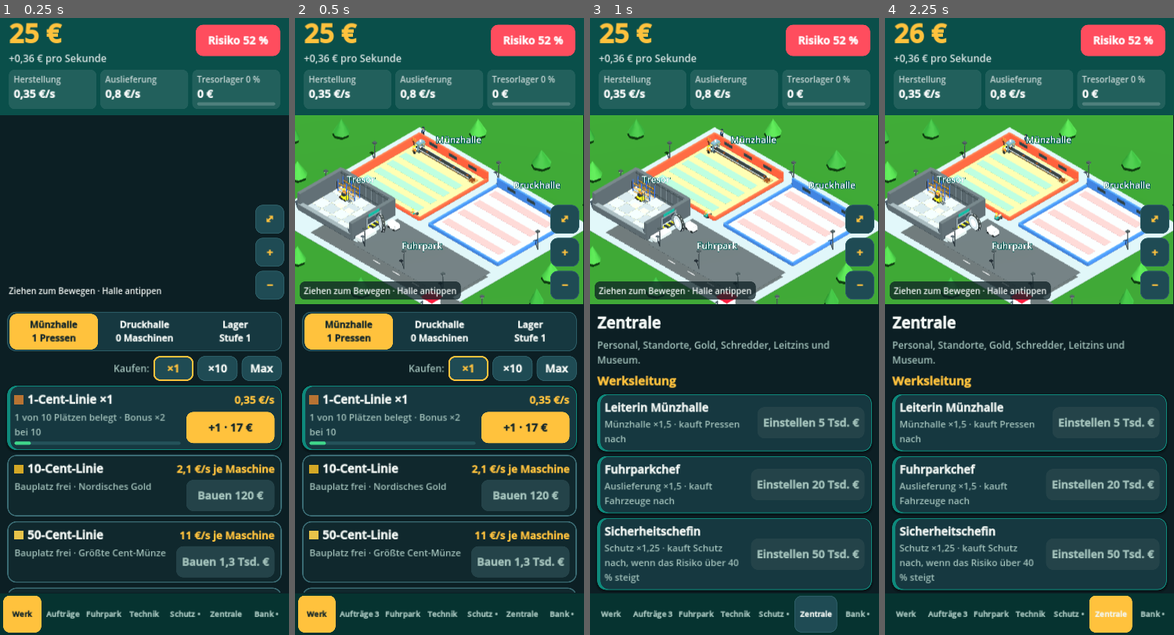
Above: before the commit, frames 1-4 (left to right).
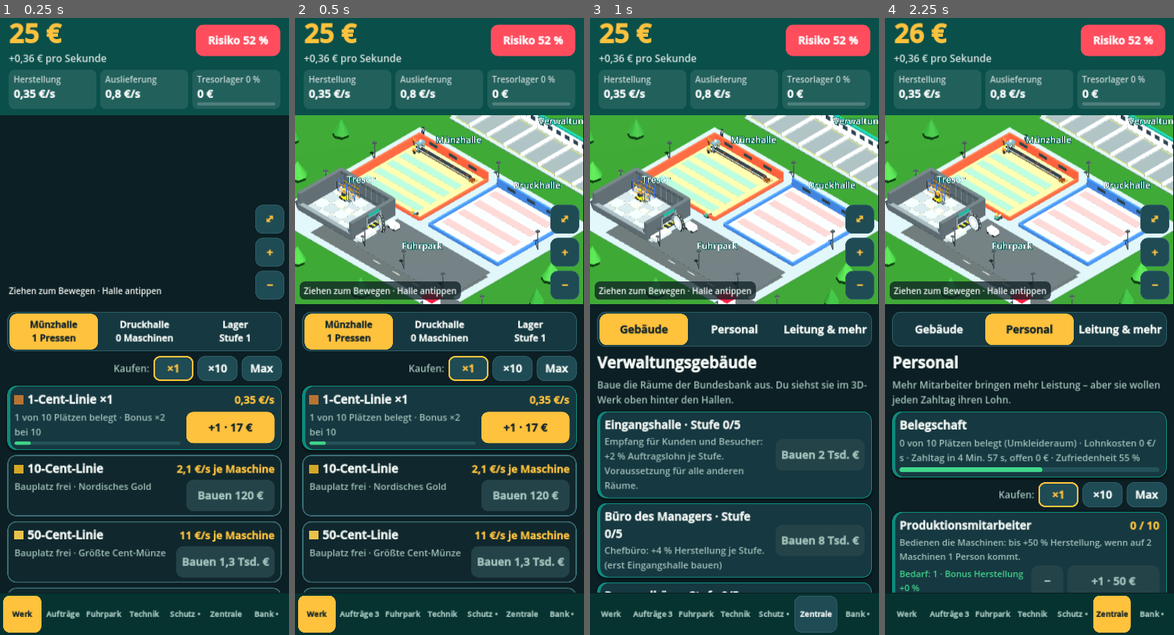
Above: after the commit, the same moments.

Repository: robertpahl1987-creator/bundesbank-idle
Game: Godot game, scene res://main.tscn
The game is run twice, just before and just after one commit, with the same random seed, the same clock (stepped at 60 frames per second) and the same inputs.
Inputs (mouse positions are in pixels of both pictures, inside the frame that each line leads up to):
- Up to frame 1 (0.25 s): no input
- Up to frame 2 (0.5 s): no input
- Up to frame 3 (1 s): click "Zentrale" at 0.5 s
- Up to frame 4 (2.25 s): click (939, 326) at 1.25 s, where only the run after the commit has a clickable "Gebäude"; click (1029, 326) at 2 s, where only the run after the commit has a clickable "Personal"

Frame 1 is identical in both runs. In frame 2, 3.1% of the frame differs, in the area x 53-100%, y 15-31%; in frame 3, 22%; in frame 4, 25%, in the area x 2-100%, y 15-100%.

Commit message:
Verwaltungsgebäude mit 9 ausbaubaren Räumen, Personal, Löhnen und Zahltag
- Räume: Eingangshalle, Büro des Managers, Personalbüro, Umkleideraum, Putzraum,
  Kantine, Pausenraum, Sicherheitszentrale, Buchhaltung (je 5 Stufen, im 3D sichtbar)
- Personal: Produktion, Fahrer, Wachleute, Reinigung, Verwaltung mit Bedarf und Bonus
- Lohnkosten, Zahltag alle 5 Minuten, Zufriedenheit, Folgen bei unbezahlten Löhnen

Co-Authored-By: Claude Opus 5.5 <noreply@anthropic.com>
Claude-Session: https://claude.ai/code/session_017FzJGnvAkc8ZWZi8Mp49PX

Diff:
--- a/godot/main.gd
+++ b/godot/main.gd
@@ -130,6 +130,26 @@
 ]
 const DAY_LEN := 480.0
 
+const ROOMS := [
+	{id="lobby", n="Eingangshalle", d="Empfang für Kunden und Besucher: +2 % Auftragslohn je Stufe. Voraussetzung für alle anderen Räume.", c=2000.0},
+	{id="chef", n="Büro des Managers", d="Chefbüro: +4 % Herstellung je Stufe.", c=8000.0},
+	{id="hr", n="Personalbüro", d="+4 Plätze für Verwaltungskräfte je Stufe.", c=5000.0},
+	{id="umk", n="Umkleideraum", d="Spinde für 20 weitere Mitarbeiter je Stufe.", c=4000.0},
+	{id="putz", n="Putzraum", d="Platz für 3 Reinigungskräfte je Stufe.", c=3000.0},
+	{id="kantine", n="Kantine", d="+8 Zufriedenheit je Stufe.", c=15000.0},
+	{id="pause", n="Pausenraum", d="+6 Zufriedenheit je Stufe.", c=10000.0},
+	{id="leit", n="Sicherheitszentrale", d="Bildschirmwand und Funk: +10 % Schutz je Stufe.", c=25000.0},
+	{id="buch", n="Buchhaltung", d="Spart Lohnkosten: −5 % Löhne je Stufe.", c=20000.0},
+]
+const STAFF := [
+	{id="arb", n="Produktionsmitarbeiter", d="Bedienen die Maschinen: bis +50 % Herstellung, wenn auf 2 Maschinen 1 Person kommt.", fee=50.0},
+	{id="fahr", n="Fahrer", d="Fahren die Transporter: bis +40 % Auslieferung bei 1 Fahrer je 2 Fahrzeuge.", fee=60.0},
+	{id="wach", n="Wachleute", d="+4 % Schutz je Person (bis +100 %).", fee=80.0},
+	{id="putz", n="Reinigungskräfte", d="+2 % Herstellung je Person (bis +20 %), weniger Maschinenschäden. Braucht den Putzraum.", fee=40.0},
+	{id="verw", n="Verwaltungskräfte", d="+3 % Auftragslohn je Person (bis +60 %), −2 % Löhne (bis −40 %). Braucht das Personalbüro.", fee=100.0},
+]
+const PAY_PERIOD := 300.0
+
 const C_PETROL := Color("#0e8a7c")
 const C_HEAD := Color("#0a4f4a")
 const C_BG := Color("#0c1f24")
@@ -273,7 +293,7 @@
 	return {cash=25.0, stock=0.0, lv=0, total=0.0, life=0.0, l={"c1": 1}, v={"v1": 1}, t={}, f={}, g={"g1": 2},
 		rep=0, next=90.0, warn=0.0, gang=0, won=0, lost=0, log=[], ts=now(), mig1=1, orders=[], odone=0,
 		mgr={}, auto={}, sites={}, shred=0, gold=0, zins=2, fx=[], gt=0.0, ev_next=240.0, ev_cur="", daily_day=0, streak=0,
-		box_ts=0.0, ach={}, coins=[], fakes=0, gfx=2, hunt_next=60.0, escort=0, museum=0, amb_next=300.0, comm_next=300.0}
+		box_ts=0.0, ach={}, coins=[], fakes=0, gfx=2, rooms={}, staff={}, owed=0.0, payday=300.0, unpaid_until=0.0, paid_total=0.0, hunt_next=60.0, escort=0, museum=0, amb_next=300.0, comm_next=300.0}
 
 func load_game() -> void:
 	S = blank()
@@ -390,7 +410,7 @@
 	var b := blank()
 	for k in x.keys():
 		b[k] = x[k]
-	for k in ["l", "v", "t", "f", "g", "mgr", "auto", "sites", "ach"]:
+	for k in ["l", "v", "t", "f", "g", "mgr", "auto", "sites", "ach", "rooms", "staff"]:
 		if typeof(b[k]) != TYPE_DICTIONARY:
 			b[k] = {}
 	if typeof(b["log"]) != TYPE_ARRAY:
@@ -473,7 +493,7 @@
 	return 1.0 + 0.05 * float(S["rep"]) if int(S["museum"]) > 0 else 1.0
 
 func glob_m() -> float:
-	return (1.0 + 0.03 * int(S["gold"])) * (1.0 + 0.02 * ach_n()) * museum_m() * fx_m("prod")
+	return (1.0 + 0.03 * int(S["gold"])) * (1.0 + 0.02 * ach_n()) * museum_m() * fx_m("prod") * (1.0 + staff_prod_bonus()) * (1.0 + 0.04 * room("chef"))
 
 func hall_m(note: bool) -> float:
 	var m := 1.0
@@ -493,6 +513,70 @@
 		return 0.0
 	return l.r * c * pow(2.0, ms_n(c)) * base_mul(l)
 
+func room(id: String) -> int:
+	return int(S["rooms"].get(id, 0))
+
+func staff(id: String) -> int:
+	return int(S["staff"].get(id, 0))
+
+func staff_total() -> int:
+	var n := 0
+	for st in STAFF:
+		n += staff(st.id)
+	return n
+
+func staff_cap(id: String) -> int:
+	match id:
+		"putz":
+			return 3 * room("putz")
+		"verw":
+			return 2 + 4 * room("hr")
+	return 10 + 20 * room("umk")
+
+func total_cap() -> int:
+	return 10 + 20 * room("umk")
+
+func morale() -> float:
+	var m := 55.0 + 8.0 * room("kantine") + 6.0 * room("pause")
+	if float(S["gt"]) < float(S["unpaid_until"]):
+		m -= 40.0
+	return clamp(m, 0.0, 100.0)
+
+func morale_f() -> float:
+	return 0.5 + morale() / 200.0
+
+func machines_total() -> int:
+	var n := 0
+	for l in LINES:
+		n += cnt("l", l.id)
+	return n
+
+func vans_total() -> int:
+	var n := 0
+	for v in VAN:
+		n += cnt("v", v.id)
+	return n
+
+func staff_prod_bonus() -> float:
+	var need: float = max(1.0, machines_total() / 2.0)
+	var b: float = 0.5 * min(1.0, staff("arb") / need)
+	b += min(0.2, 0.02 * staff("putz"))
+	return b * morale_f()
+
+func staff_del_bonus() -> float:
+	var need: float = max(1.0, vans_total() / 2.0)
+	return 0.4 * min(1.0, staff("fahr") / need) * morale_f()
+
+## Lohnkosten pro Sekunde: ein Teil des Mehrertrags, den das Personal bringt
+func wage_rate() -> float:
+	if staff_total() == 0:
+		return 0.0
+	var bonus: float = staff_prod_bonus()
+	var share: float = bonus / (1.0 + bonus)
+	var base_w: float = income() * share * 0.35 + staff_total() * 0.05
+	var cut: float = min(0.4, 0.02 * staff("verw")) + 0.05 * room("buch")
+	return base_w * max(0.3, 1.0 - cut)
+
 func zins() -> int:
 	return int(S["zins"])
 
@@ -500,7 +584,7 @@
 	return (1.1 - 0.04 * zins()) * (1.0 + 0.05 * int(S["shred"]))
 
 func order_m() -> float:
-	return (1.4 - 0.1 * zins()) * (1.5 if has_d("sites", "hamburg") else 1.0)
+	return (1.4 - 0.1 * zins()) * (1.5 if has_d("sites", "hamburg") else 1.0) * (1.0 + min(0.6, 0.03 * staff("verw"))) * (1.0 + 0.02 * room("lobby"))
 
 func day_phase() -> float:
 	return fposmod(float(S["gt"]) / DAY_LEN, 1.0)
@@ -539,7 +623,7 @@
 	return s
 
 func del_m() -> float:
-	return tm("del") * rep_m() * (2.0 if has_d("sites", "leipzig") else 1.0) * (1.5 if has_d("mgr", "fleet") else 1.0) * fx_m("del")
+	return tm("del") * rep_m() * (2.0 if has_d("sites", "leipzig") else 1.0) * (1.5 if has_d("mgr", "fleet") else 1.0) * fx_m("del") * (1.0 + staff_del_bonus())
 
 func deliv_calc() -> float:
 	var s := 0.0
@@ -560,7 +644,7 @@
 	var s := 0.0
 	for g in GUARD:
 		s += g.v * cnt("g", g.id)
-	return s * (1.25 if has_d("mgr", "sec") else 1.0)
+	return s * (1.25 if has_d("mgr", "sec") else 1.0) * (1.0 + min(1.0, 0.04 * staff("wach"))) * (1.0 + 0.1 * room("leit"))
 
 func threat(m := 1.0) -> float:
 	return m * (8.0 + 4.0 * pow(income(), 0.8)) * (1.0 + 0.02 * int(S["gold"])) * (1.3 - 0.1 * zins()) * (1.25 if is_night() else 1.0)
@@ -929,6 +1013,10 @@
 	if scroll_pos <= 0.0 or scroll_pos >= max_scroll():
 		fling = 0.0
 
+func test_pers() -> void:
+	zsub = "pers"
+	render()
+
 func test_zoom() -> void:
 	world.zoom = float(OS.get_environment("BB_Z")) if OS.has_environment("BB_Z") else 3.2
 	world.tx = float(OS.get_environment("BB_TX")) if OS.has_environment("BB_TX") else -6.0
@@ -1122,6 +1210,9 @@
 	r1.add_child(cv)
 	l_cash = lbl("0 €", 64, C_GOLD, true)
 	l_inc = lbl("+0 € pro Sekunde", 25, Color(1, 1, 1, 0.85))
+	l_inc.clip_text = true
+	l_inc.text_overrun_behavior = TextServer.OVERRUN_TRIM_ELLIPSIS
+	l_inc.custom_minimum_size = Vector2(10, 0)
 	cv.add_child(l_cash)
 	cv.add_child(l_inc)
 	b_risk = btn("Risiko 0 %", func(): go("guard"), "ghost", 210)
@@ -1832,7 +1923,7 @@
 	var sp: float = float(S["stock"]) / c * 100.0
 	var rk := risk()
 	l_cash.text = fmt(S["cash"])
-	l_inc.text = "+%s pro Sekunde" % fmt(income())
+	l_inc.text = ("+%s/s · Löhne −%s/s" % [fmt(income()), fmt(wage_rate())]) if wage_rate() > 0.0 else "+%s pro Sekunde" % fmt(income())
 	l_prod.text = fmt(p) + "/s"
 	l_del.text = fmt(d) + "/s"
 	l_stock.text = fmt(S["stock"])
@@ -1899,6 +1990,8 @@
 				r.desc.text = ("Gesperrt: benötigt %d Sicherheitsmerkmale (du hast %d)" % [int(l.req), feat_n()]) if lk else "Bauplatz frei · " + l.d
 		return
 	update_extras()
+	if view == "zentrale":
+		update_staff_ui()
 	if view == "bank":
 		if refs.has("box"):
 			var w := box_wait()
@@ -2027,12 +2120,33 @@
 		if f.until > gt:
 			keep.append(f)
 	S["fx"] = keep
+	# Löhne und Zahltag
+	S["owed"] = float(S["owed"]) + wage_rate() * dt
+	S["payday"] = float(S["payday"]) - dt
+	if S["payday"] <= 0.0:
+		S["payday"] = PAY_PERIOD
+		var owed: float = S["owed"]
+		if owed > 0.0:
+			if float(S["cash"]) >= owed:
+				S["cash"] -= owed
+				S["paid_total"] = float(S["paid_total"]) + owed
+				add_log("Zahltag: %s Löhne an %d Mitarbeiter gezahlt." % [fmt(owed), staff_total()], "good")
+			else:
+				S["paid_total"] = float(S["paid_total"]) + float(S["cash"])
+				S["cash"] = 0.0
+				S["unpaid_until"] = gt + 300.0
+				add_log("Zahltag: Löhne konnten nicht voll gezahlt werden! Die Belegschaft ist 5 Minuten unzufrieden.", "bad")
+		S["owed"] = 0.0
 	# Ereignisse
 	if S["ev_cur"] == "" and S["warn"] <= 0.0:
 		S["ev_next"] = float(S["ev_next"]) - dt
 		if S["ev_next"] <= 0.0 and income() > 0.5:
 			S["ev_next"] = 180.0 + randf() * 240.0
 			var ev: Dictionary = EVENTS[randi() % EVENTS.size()]
+			if ev.id == "break" and randf() < min(0.8, 0.1 * staff("putz")):
+				ev = EVENTS[5]
+			if morale() < 50.0 and randf() < 0.4:
+				ev = EVENTS[0]
 			S["ev_cur"] = ev.id
 			show_event(ev)
 	# Gedenkmünzen
@@ -2402,6 +2516,50 @@
 	save_game()
 	update_ui()
 
+func room_cost(id: String) -> float:
+	for r in ROOMS:
+		if r.id == id:
+			return r.c * pow(4.0, room(id))
+	return 1e30
+
+func hire(id: String, delta: int) -> void:
+	invalidate()
+	var cur := staff(id)
+	if delta > 0:
+		var room_left: int = min(staff_cap(id) - cur, total_cap() - staff_total())
+		if id in ["putz", "verw"]:
+			room_left = min(staff_cap(id) - cur, total_cap() - staff_total())
+		var n: int = min(delta, room_left)
+		if n <= 0:
+			add_log("Kein Platz: Umkleideraum, Putzraum oder Personalbüro ausbauen.", "bad")
+			return
+		var fee: float = 0.0
+		for st in STAFF:
+			if st.id == id:
+				fee = st.fee * n * max(1.0, income() / 200.0)
+		if float(S["cash"]) < fee:
+			return
+		S["cash"] -= fee
+		S["staff"][id] = cur + n
+		add_log("%d neue %s eingestellt." % [n, staff_name(id)], "good")
+	else:
+		S["staff"][id] = max(0, cur + delta)
+	world.dirty = true
+	save_game()
+	render()
+
+func staff_name(id: String) -> String:
+	for st in STAFF:
+		if st.id == id:
+			return st.n
+	return id
+
+func hire_fee(id: String, n: int) -> float:
+	for st in STAFF:
+		if st.id == id:
+			return st.fee * n * max(1.0, income() / 200.0)
+	return 0.0
+
 func buy_extra(k: String) -> void:
 	invalidate()
 	var parts := k.split(":")
@@ -2438,6 +2596,11 @@
 				S["cash"] -= escort_cost()
 				S["escort"] = int(S["escort"]) + 1
 				add_log("Begleitschutz verstärkt (Stufe %d)." % int(S["escort"]), "good")
+		"room":
+			if room(id) < 5 and (id == "lobby" or room("lobby") > 0) and S["cash"] >= room_cost(id):
+				S["cash"] -= room_cost(id)
+				S["rooms"][id] = room(id) + 1
+				add_log("%s auf Stufe %d ausgebaut." % [room_title(id), room(id)], "good")
 		"museum":
 			if int(S["museum"]) == 0 and int(S["rep"]) >= 1 and S["cash"] >= 1e6:
 				S["cash"] -= 1e6
@@ -2446,6 +2609,12 @@
 	world.dirty = true
 	save_game()
 	render()
+
+func room_title(id: String) -> String:
+	for r in ROOMS:
+		if r.id == id:
+			return r.n
+	return id
 
 func extra_card(title: String, desc: String, key: String, label: String, ok: bool, done := false) -> void:
 	var p := card()
@@ -2466,8 +2635,31 @@
 	var l := lbl(t, 30, C_GOLD, true)
 	content.add_child(l)
 
+var zsub := "geb"
+
 func render_zentrale() -> void:
-	head_title("Zentrale", "Personal, Standorte, Gold, Schredder, Leitzins und Museum.")
+	var seg := PanelContainer.new()
+	seg.add_theme_stylebox_override("panel", sbox(C_CARD, 20, C_LINE, 2, 6))
+	content.add_child(seg)
+	var sh := hb(6)
+	seg.add_child(sh)
+	for it in [["geb", "Gebäude"], ["pers", "Personal"], ["mehr", "Leitung & mehr"]]:
+		var key: String = it[0]
+		var on := zsub == key
+		var b := btn(it[1], func():
+			zsub = key
+			render(), "main" if on else "light", 0)
+		b.size_flags_horizontal = Control.SIZE_EXPAND_FILL
+		if not on:
+			b.add_theme_stylebox_override("normal", sbox(Color(0, 0, 0, 0), 16, Color(0, 0, 0, 0), 0, 6))
+		sh.add_child(b)
+	if zsub == "geb":
+		render_rooms()
+		return
+	if zsub == "pers":
+		render_staff()
+		return
+	head_title("Leitung & mehr", "Werksleiter, Standorte, Gold, Schredder, Leitzins und Museum.")
 	section("Werksleitung")
 	for m in MGR:
 		if has_d("mgr", m.id):
@@ -2519,6 +2711,91 @@
 	else:
 		extra_card("Bundesbank-Museum", "Ab der ersten Währungsreform baubar. Jede Reform wird ausgestellt: +5 % Herstellung je Reform.", "museum", fmt(1e6), int(S["rep"]) >= 1 and S["cash"] >= 1e6)
 
+func render_rooms() -> void:
+	head_title("Verwaltungsgebäude", "Baue die Räume der Bundesbank aus. Du siehst sie im 3D-Werk oben hinter den Hallen.")
+	for r in ROOMS:
+		var lv := room(r.id)
+		var locked: bool = r.id != "lobby" and room("lobby") == 0
+		var label := "Voll" if lv >= 5 else ("Bauen " if lv == 0 else "Stufe %d · " % (lv + 1)) + fmt(room_cost(r.id))
+		var d: String = r.d + ("  (erst Eingangshalle bauen)" if locked else "")
+		extra_card("%s · Stufe %d/5" % [r.n, lv], d, "room:" + r.id, label, not locked and S["cash"] >= room_cost(r.id), lv >= 5)
+
+func render_staff() -> void:
+	head_title("Personal", "Mehr Mitarbeiter bringen mehr Leistung – aber sie wollen jeden Zahltag ihren Lohn.")
+	var p := card()
+	var v := vb(6)
+	p.add_child(v)
+	v.add_child(lbl("Belegschaft", 29, C_INK, true))
+	var info := lbl("", 23, C_MUT, false, true)
+	v.add_child(info)
+	var mb := pbar(12)
+	v.add_child(mb)
+	refs["staffinfo"] = {desc=info, bar=mb}
+	amount_row()
+	for st in STAFF:
+		var c := card()
+		var cv := vb(6)
+		c.add_child(cv)
+		var top := hb(10)
+		cv.add_child(top)
+		var t := lbl(st.n, 28, C_INK, true, true)
+		t.size_flags_horizontal = Control.SIZE_EXPAND_FILL
+		top.add_child(t)
+		var cnt_l := lbl("", 27, C_GOLD, true)
+		top.add_child(cnt_l)
+		cv.add_child(lbl(st.d, 22, C_MUT, false, true))
+		var row := hb(10)
+		cv.add_child(row)
+		var eff := lbl("", 22, C_GREEN, false, true)
+		row.add_child(eff)
+		var id: String = st.id
+		var minus := btn("−", func(): hire(id, -(int(amt) if amt != "max" else 10)), "light", 80)
+		row.add_child(minus)
+		var plus := btn("", func(): hire(id, hire_count(id)), "main", 230)
+		row.add_child(plus)
+		refs["st:" + id] = {cnt=cnt_l, eff=eff, plus=plus, minus=minus}
+
+func hire_count(id: String) -> int:
+	var room_left: int = max(0, min(staff_cap(id) - staff(id), total_cap() - staff_total()))
+	if amt == "max":
+		var n := room_left
+		while n > 0 and hire_fee(id, n) > float(S["cash"]):
+			n -= 1
+		return max(1, n)
+	return max(1, min(int(amt), max(1, room_left)))
+
+func update_staff_ui() -> void:
+	if refs.has("staffinfo"):
+		var r: Dictionary = refs["staffinfo"]
+		var unpaid := float(S["gt"]) < float(S["unpaid_until"])
+		r.desc.text = "%d von %d Plätzen belegt (Umkleideraum) · Lohnkosten %s/s · Zahltag in %s, offen %s · Zufriedenheit %d %%%s" % [staff_total(), total_cap(), fmt(wage_rate()), dur_txt(float(S["payday"])), fmt(S["owed"]), int(morale()), " · Löhne nicht gezahlt!" if unpaid else ""]
+		r.bar.value = morale()
+	for st in STAFF:
+		var key: String = "st:" + st.id
+		if not refs.has(key):
+			continue
+		var r2: Dictionary = refs[key]
+		var n := staff(st.id)
+		r2.cnt.text = "%d / %d" % [n, staff_cap(st.id)]
+		var e := ""
+		match st.id:
+			"arb":
+				e = "Bedarf: %d · Bonus Herstellung +%d %%" % [int(ceil(machines_total() / 2.0)), int(staff_prod_bonus() * 100)]
+			"fahr":
+				e = "Bedarf: %d · Bonus Auslieferung +%d %%" % [int(ceil(vans_total() / 2.0)), int(staff_del_bonus() * 100)]
+			"wach":
+				e = "Schutz +%d %%" % int(min(1.0, 0.04 * n) * 100)
+			"putz":
+				e = "Herstellung +%d %%" % int(min(0.2, 0.02 * n) * 100) if room("putz") > 0 else "Erst den Putzraum bauen"
+			"verw":
+				e = "Auftragslohn +%d %% · Löhne −%d %%" % [int(min(0.6, 0.03 * n) * 100), int(min(0.4, 0.02 * n) * 100)]
+		r2.eff.text = e
+		var hc := hire_count(st.id)
+		var full: bool = staff_cap(st.id) - n <= 0 or total_cap() - staff_total() <= 0
+		r2.plus.text = "Kein Platz" if full else ("+%d · %s" % [hc, fmt(hire_fee(st.id, hc))])
+		r2.plus.disabled = full or float(S["cash"]) < hire_fee(st.id, hc)
+		r2.minus.disabled = n <= 0
+
 func make_grabber() -> Texture2D:
 	var img := Image.create(44, 44, false, Image.FORMAT_RGBA8)
 	img.fill(Color(0, 0, 0, 0))
--- a/godot/world.gd
+++ b/godot/world.gd
@@ -43,6 +43,8 @@
 		parts.append(k + str(int(main.has_flag("t", k))))
 	parts.append("wt%d" % wall_tier())
 	parts.append("pt%d" % police_tier())
+	parts.append(str(S["rooms"]))
+	parts.append("st%d,%d" % [min(int(S["staff"].get("verw", 0)), 6), min(int(S["staff"].get("putz", 0)), 4)])
 	parts.append("cart%d" % cart_count())
 	var caps := {"g1": 8, "g2": 12, "g4": 1, "g5": 1, "g7": 1, "g8": 4, "g9": 4, "g10": 1}
 	for k in caps.keys():
@@ -78,6 +80,7 @@
 	[1.0, -13.0, 15.0, 1.0, "werk", "note"],
 	[-15.0, 3.0, -5.0, 11.0, "werk", "lager"],
 	[-4.0, 3.0, 16.0, 12.0, "deliv", ""],
+	[-16.0, -29.0, 16.0, -18.5, "zentrale", ""],
 	[-18.0, -16.0, 30.0, 18.0, "guard", ""],
 ]
 
@@ -333,7 +336,7 @@
 		B(1.4, 0.07, 0.15, "#ffffff", 2 + i * 4, 0.12, 12.8)
 	B(3, 0.06, 9, "#4a5154", 14.5, 0.1, 8.5)
 	# Bäume
-	var trees := [[-22, -18], [-24, -6], [-21, 6], [-23, 17], [-10, -20], [2, -21], [14, -19], [24, -14], [23, -2], [26, 4], [-6, 21], [6, 20], [22, 20], [-16, 20], [30, 22], [-28, 0], [-30, 12], [34, -8]]
+	var trees := [[-22, -18], [-24, -6], [-21, 6], [-23, 17], [-10, -31], [2, -32], [14, -31], [24, -14], [23, -2], [26, 4], [-6, 21], [6, 20], [22, 20], [-16, 20], [30, 22], [-28, 0], [-30, 12], [34, -8]]
 	for i in range(trees.size()):
 		var x: float = trees[i][0]
 		var z: float = trees[i][1]
@@ -535,6 +538,7 @@
 	build_security()
 	build_fleet()
 	build_carts()
+	build_admin()
 	var tb := Time.get_ticks_usec()
 	var nodes_before := dyn.get_child_count()
 	var skip := {}
@@ -949,6 +953,165 @@
 			if wt >= 4:
 				var sl := B(0.35, 0.3, 0.35, "#fff2c0", c[0], 5.35, c[1], dyn)
 				sl.material_override = lamp_mat
+
+# ---------------------------------------------------------------- Verwaltungsgebäude
+const ROOM_FLOOR := {"lobby": "#d8cfc0", "chef": "#7a5a3a", "hr": "#c9d6e3", "umk": "#b9c4c9", "putz": "#a9b8a3", "kantine": "#e8d9b0", "pause": "#c7b9d9", "leit": "#5a6670", "buch": "#d3d9cf"}
+
+func desk(x: float, z: float, p: Node3D, pc := true) -> void:
+	B(0.9, 0.06, 0.5, "#8a6a4a", x, 0.62, z, p)
+	B(0.06, 0.5, 0.06, "#5a4a3a", x - 0.4, 0.36, z - 0.2, p)
+	B(0.06, 0.5, 0.06, "#5a4a3a", x + 0.4, 0.36, z - 0.2, p)
+	B(0.06, 0.5, 0.06, "#5a4a3a", x - 0.4, 0.36, z + 0.2, p)
+	B(0.06, 0.5, 0.06, "#5a4a3a", x + 0.4, 0.36, z + 0.2, p)
+	if pc:
+		B(0.36, 0.24, 0.03, "#1a1a1a", x, 0.8, z - 0.15, p)
+		var scr := B(0.32, 0.2, 0.01, "#4ab0ff", x, 0.8, z - 0.133, p)
+		scr.material_override = mat("#4ab0ff", 1.0, true)
+	B(0.34, 0.06, 0.34, "#2b3436", x, 0.42, z + 0.45, p)
+	B(0.34, 0.36, 0.06, "#2b3436", x, 0.62, z + 0.6, p)
+
+func plant(x: float, z: float, p: Node3D) -> void:
+	C(0.13, 0.1, 0.25, "#a8744f", x, 0.33, z, p, 8)
+	var lf := sphere(0.22, "#3b8f3a", x, 0.62, z, p)
+	lf.scale = Vector3(1, 1.3, 1)
+
+func build_admin() -> void:
+	var S: Dictionary = main.S
+	var z0 := -24.0
+	var depth := 7.0
+	var w := 3.5
+	var x0 := -15.75
+	# Gesamtgebäude: Bodenplatte, Rückwand mit Fenstern, Dachkante
+	B(9 * w + 0.6, 0.18, depth + 0.6, "#8e9a9e", 0.0, 0.1, z0, dyn)
+	B(9 * w + 0.6, 2.4, 0.3, "#e9e4d8", 0.0, 1.3, z0 - depth / 2.0, dyn)
+	B(9 * w + 0.6, 0.25, 0.4, "#0e8a7c", 0.0, 2.55, z0 - depth / 2.0, dyn)
+	for k in range(18):
+		B(0.9, 0.7, 0.04, "#2c3f4d", x0 + 0.9 + k * 1.75, 1.55, z0 - depth / 2.0 + 0.17, dyn)
+	B(0.3, 1.2, depth, "#e9e4d8", x0 - 0.15, 0.7, z0, dyn)
+	B(0.3, 1.2, depth, "#e9e4d8", x0 + 9 * w + 0.15, 0.7, z0, dyn)
+	var vl := Label3D.new()
+	vl.text = "Verwaltung"
+	vl.font_size = 120
+	vl.pixel_size = 0.011
+	vl.outline_size = 28
+	vl.outline_modulate = Color("#0a4f4a")
+	vl.billboard = BaseMaterial3D.BILLBOARD_ENABLED
+	vl.no_depth_test = true
+	vl.position = Vector3(0.0, 4.0, z0 - depth / 2.0)
+	dyn.add_child(vl)
+	var i := 0
+	for r in main.ROOMS:
+		var id: String = r.id
+		var lv: int = int(S["rooms"].get(id, 0))
+		var cx := x0 + w / 2.0 + i * w
+		i += 1
+		# Trennwand
+		if i < 9:
+			B(0.12, 0.7, depth, "#d9d2c2", cx + w / 2.0, 0.55, z0, dyn)
+		if lv == 0:
+			B(w - 0.4, 0.04, depth - 0.6, "#6f7a7e", cx, 0.2, z0, dyn)
+			B(w - 0.2, 0.03, 0.08, "#ffd21a", cx, 0.21, z0 + depth / 2.0 - 0.3, dyn)
+			B(w - 0.2, 0.03, 0.08, "#ffd21a", cx, 0.21, z0 - depth / 2.0 + 0.5, dyn)
+			continue
+		B(w - 0.15, 0.04, depth - 0.4, ROOM_FLOOR.get(id, "#cccccc"), cx, 0.21, z0, dyn)
+		var rl := Label3D.new()
+		rl.text = "%s %d" % [r.n, lv]
+		rl.font_size = 44
+		rl.pixel_size = 0.011
+		rl.outline_size = 12
+		rl.outline_modulate = Color("#13262a")
+		rl.billboard = BaseMaterial3D.BILLBOARD_ENABLED
+		rl.no_depth_test = true
+		rl.position = Vector3(cx, 2.2, z0 + 1.5)
+		dyn.add_child(rl)
+		match id:
+			"lobby":
+				B(1.8, 0.7, 0.5, "#0e8a7c", cx, 0.55, z0 - 1.0, dyn)
+				B(1.9, 0.06, 0.6, "#e9e4d8", cx, 0.92, z0 - 1.0, dyn)
+				B(2.0, 0.02, 2.4, "#c8102e", cx, 0.24, z0 + 1.2, dyn)
+				for k in range(min(lv, 4)):
+					plant(cx - 1.3 + (k % 2) * 2.6, z0 - 2.6 + int(k / 2) * 4.6, dyn)
+				if lv >= 2:
+					B(1.2, 0.35, 0.5, "#2a3a5a", cx, 0.4, z0 + 2.6, dyn)
+				person("#0e8a7c", dyn).position = Vector3(cx, 0.22, z0 - 1.5)
+			"chef":
+				B(1.6, 0.08, 0.8, "#4a2f1a", cx, 0.72, z0 - 1.2, dyn)
+				B(1.6, 0.6, 0.08, "#3a2412", cx, 0.42, z0 - 0.82, dyn)
+				B(0.5, 0.75, 0.5, "#111111", cx, 0.58, z0 - 2.0, dyn)
+				B(1.2, 1.8, 0.35, "#5a3a22", cx - 1.0, 1.1, z0 - 3.1, dyn)
+				for k in range(4):
+					B(1.1, 0.25, 0.3, ["#c8102e", "#3d6fb0", "#e2b53c", "#3b8f3a"][k], cx - 1.0, 0.45 + k * 0.4, z0 - 3.05, dyn)
+				B(2.2, 0.02, 2.0, "#8a1a2a", cx, 0.24, z0 + 0.8, dyn)
+				plant(cx + 1.3, z0 - 2.8, dyn)
+				if lv >= 3:
+					B(1.4, 0.4, 0.6, "#2a2f3a", cx, 0.42, z0 + 2.4, dyn)
+				if lv >= 5:
+					var tre := B(0.6, 0.6, 0.6, "#ffc23d", cx + 1.2, 0.5, z0 + 2.6, dyn)
+					tre.material_override = mat("#ffc23d", 1.0, true)
+				person("#f4f5f2", dyn, false, "manager").position = Vector3(cx, 0.22, z0 - 2.0)
+			"hr", "buch":
+				for k in range(min(lv + 1, 6)):
+					desk(cx - 0.8 + (k % 2) * 1.6, z0 - 2.4 + int(k / 2) * 1.8, dyn)
+				if id == "buch":
+					for k in range(lv):
+						B(0.5, 1.2, 0.5, "#9aa3a8", cx + 1.4, 0.8, z0 - 3.0 + k * 0.55, dyn)
+				var nv: int = min(int(S["staff"].get("verw", 0)), lv + 1)
+				for k in range(nv if id == "hr" else min(lv, 3)):
+					person("#3d6fb0", dyn, false, "manager").position = Vector3(cx - 0.8 + (k % 2) * 1.6, 0.22, z0 - 1.95 + int(k / 2) * 1.8)
+			"umk":
+				for k in range(min(lv * 3, 15)):
+					var lx := cx - 1.4 + (k % 5) * 0.7
+					var lz := z0 - 3.0 + int(k / 5) * 2.2
+					B(0.6, 1.6, 0.45, "#7f8f99" if k % 2 == 0 else "#6f7f89", lx, 1.0, lz, dyn)
+					B(0.05, 0.12, 0.02, "#1a1a1a", lx + 0.2, 1.1, lz + 0.24, dyn)
+				B(2.4, 0.12, 0.4, "#a5814f", cx, 0.45, z0 + 2.4, dyn)
+			"putz":
+				B(1.4, 1.5, 0.4, "#9aa3a8", cx - 0.9, 0.95, z0 - 3.0, dyn)
+				for k in range(4):
+					C(0.13, 0.11, 0.25, ["#ffd21a", "#3d6fb0", "#c8102e", "#3b8f3a"][k], cx - 1.3 + k * 0.28, 0.85, z0 - 2.9, dyn, 8)
+				for k in range(min(lv, 4)):
+					var ccx := cx - 0.8 + (k % 2) * 1.6
+					var ccz := z0 + int(k / 2) * 1.8 - 0.6
+					B(0.7, 0.5, 0.45, "#5a4a8a", ccx, 0.5, ccz, dyn)
+					C(0.12, 0.12, 0.3, "#ffd21a", ccx - 0.2, 0.9, ccz, dyn, 8)
+				var np: int = min(int(S["staff"].get("putz", 0)), 4)
+				for k in range(np):
+					person("#7a4a9a", dyn).position = Vector3(cx - 1.0 + k * 0.7, 0.22, z0 + 2.4)
+			"kantine":
+				B(2.6, 0.8, 0.5, "#c9d2d5", cx, 0.6, z0 - 3.0, dyn)
+				for k in range(min(lv * 2, 8)):
+					var tx2 := cx - 0.8 + (k % 2) * 1.6
+					var tz2 := z0 - 1.6 + int(k / 2) * 1.3
+					C(0.4, 0.4, 0.06, "#e9e4d8", tx2, 0.66, tz2, dyn, 12)
+					C(0.05, 0.05, 0.42, "#5a6163", tx2, 0.42, tz2, dyn, 6)
+					B(0.25, 0.3, 0.25, "#c8102e", tx2 - 0.45, 0.38, tz2, dyn)
+					B(0.25, 0.3, 0.25, "#c8102e", tx2 + 0.45, 0.38, tz2, dyn)
+				for k in range(min(lv, 4)):
+					person("#ff7a1a", dyn, true).position = Vector3(cx - 1.25 + (k % 2) * 2.5, 0.22, z0 - 1.6 + int(k / 2) * 1.3)
+			"pause":
+				B(1.8, 0.45, 0.7, "#4a5a8a", cx, 0.45, z0 - 2.6, dyn)
+				B(1.8, 0.5, 0.2, "#3a4a7a", cx, 0.75, z0 - 3.0, dyn)
+				B(0.9, 0.06, 0.5, "#a5814f", cx, 0.5, z0 - 1.6, dyn)
+				B(0.4, 0.7, 0.4, "#2b3436", cx + 1.3, 0.6, z0 + 0.5, dyn)
+				if lv >= 2:
+					var tv := B(1.4, 0.8, 0.06, "#111111", cx, 1.4, z0 - 3.3, dyn)
+					var tvs := B(1.3, 0.7, 0.01, "#4ab0ff", cx, 1.4, z0 - 3.26, dyn)
+					tvs.material_override = mat("#4ab0ff", 1.0, true)
+				for k in range(min(lv, 3)):
+					plant(cx - 1.3, z0 - 0.5 + k * 1.2, dyn)
+			"leit":
+				for k in range(min(lv * 2, 10)):
+					var mx2 := cx - 1.3 + (k % 5) * 0.65
+					var my2 := 0.9 + int(k / 5) * 0.55
+					B(0.6, 0.5, 0.06, "#111111", mx2, my2, z0 - 3.2, dyn)
+					var ms2 := B(0.54, 0.44, 0.01, "#3fd68a" if k % 3 else "#4ab0ff", mx2, my2, z0 - 3.16, dyn)
+					ms2.material_override = mat("#3fd68a" if k % 3 else "#4ab0ff", 1.0, true)
+				desk(cx - 0.7, z0 - 1.5, dyn)
+				desk(cx + 0.7, z0 - 1.5, dyn)
+				for k in range(min(lv, 2)):
+					person("#1f3a5f", dyn, false, "guard").position = Vector3(cx - 0.7 + k * 1.4, 0.22, z0 - 1.05)
+
+const ADMIN_SIG := 1
 
 # ---------------------------------------------------------------- Polizeiwache
 func police_tier() -> int:
